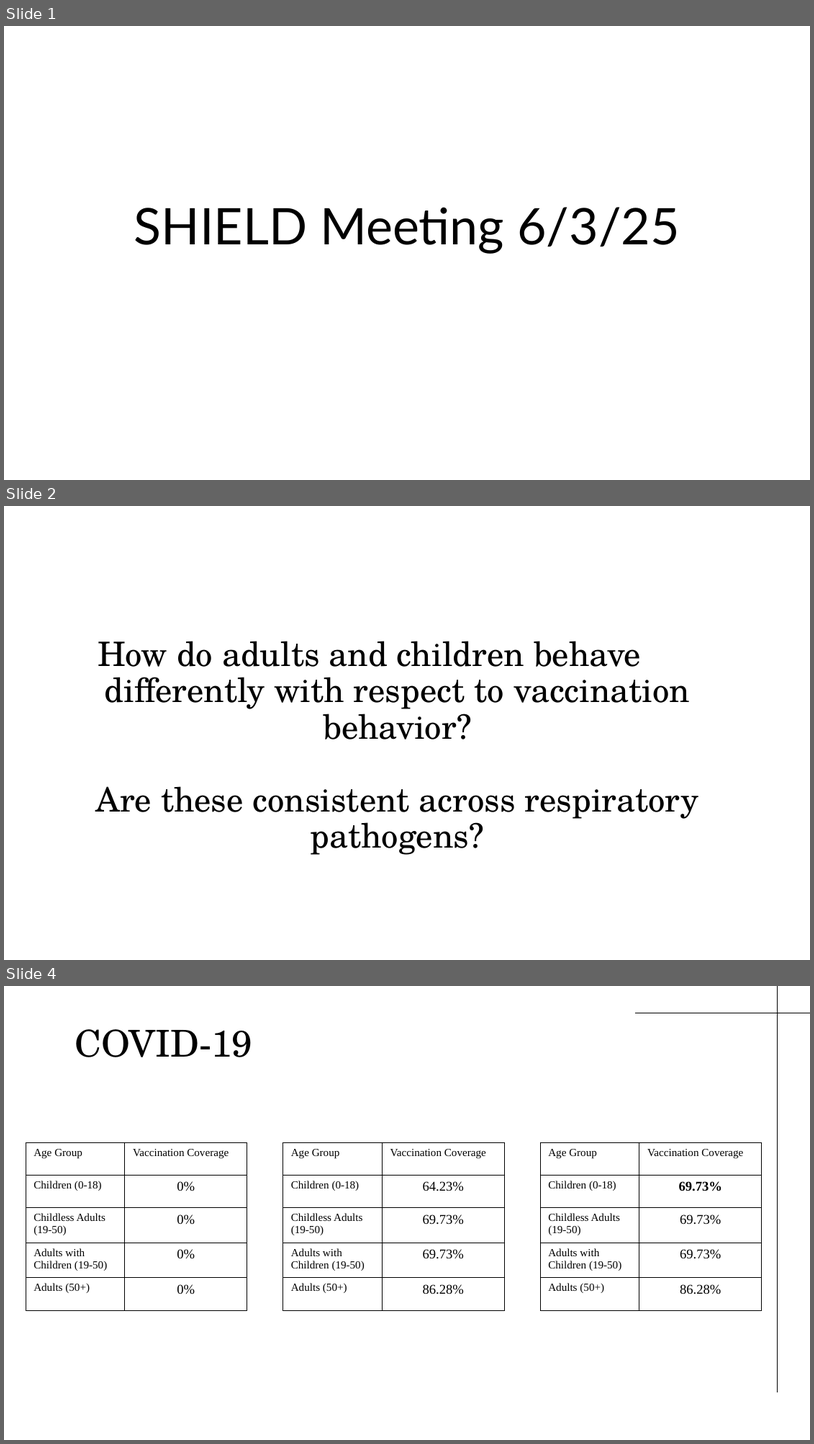
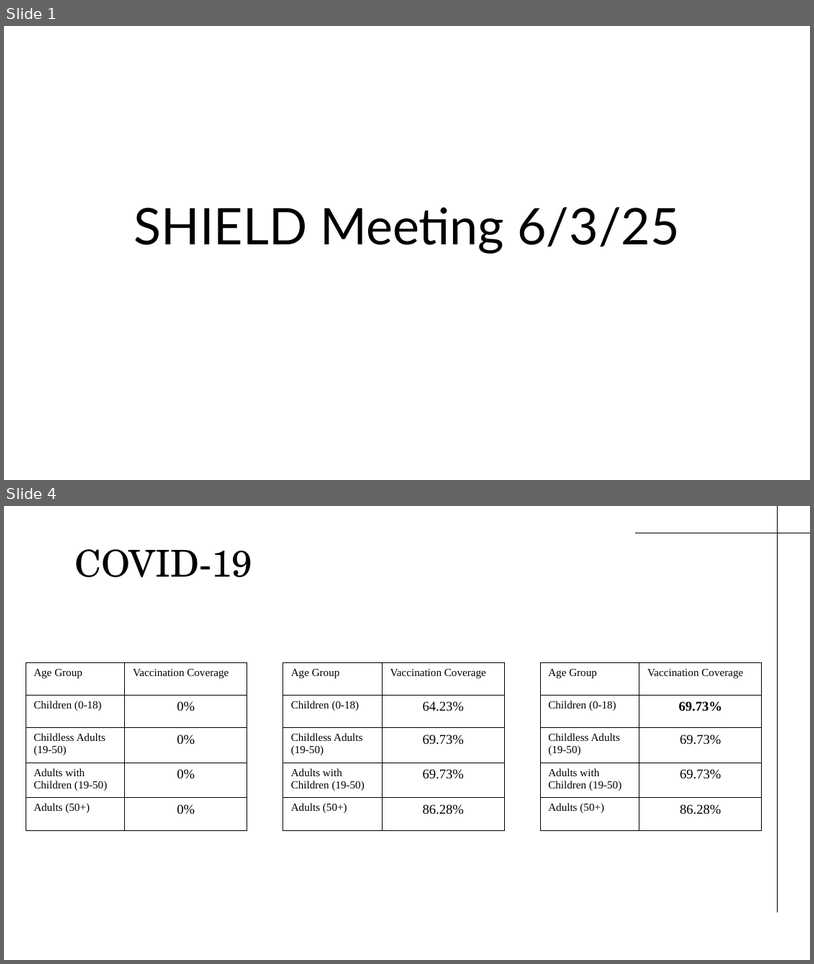
Before and after one commit to alyssaanastasi/shield, a slide deck: presentations/Jun3.pptx. Shown one above the other, each under a label of ours: slides 1, 2 and 4 before the commit, slides 1 and 4 after it; the slides between them are not shown. The pictures are 814x1444 and 814x964 pixels, drawn with LibreOffice and Linux fonts; fonts in the diff are those of the drawing. Boxes give left, top, right and bottom in pixels: in the first picture for what was removed or moved away, otherwise in the second. Text is boxed around its words. In the diff, an @@ line names an element or a change of style, - is before the commit and + after.

```diff
--- a/presentations/Jun3.pptx
+++ b/presentations/Jun3.pptx
@@ slide 2 removed at [4, 506, 810, 960], background #FFFFFF @@
@@ title removed at [96, 641, 700, 854] @@
-How do adults and children behave differently with respect to vaccination behavior?
-Are these consistent across respiratory pathogens?
```
Also in this commit, not shown: 1 slide changed, 1 slide added, 7 other files.
